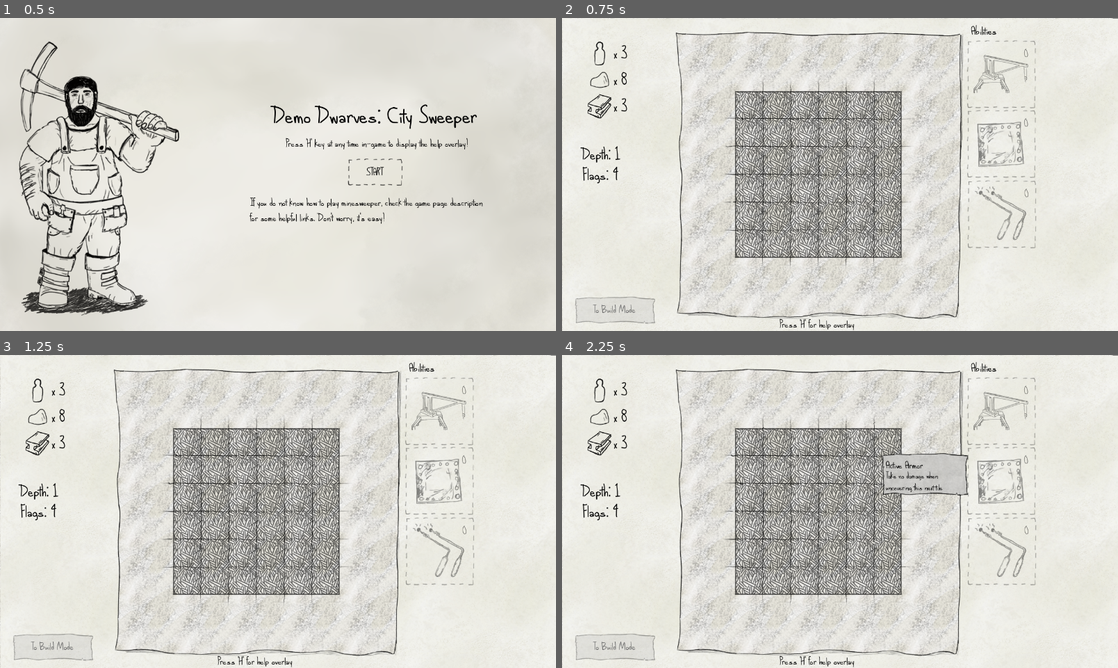
Above: before the commit, frames 1-4 (two rows, left to right).
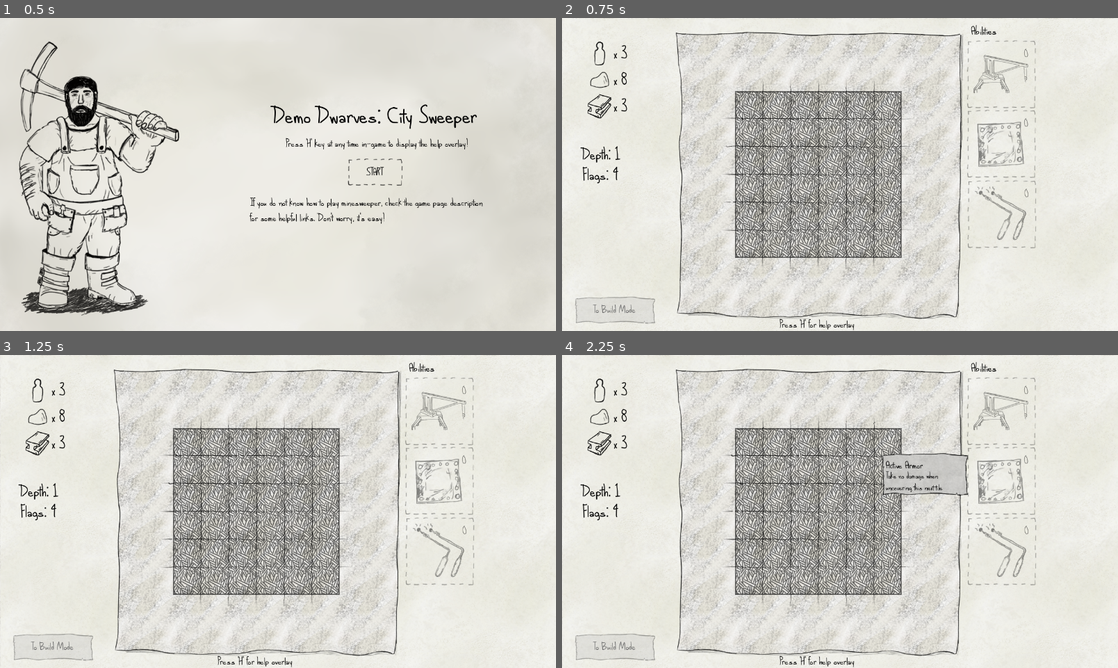
Above: after the commit, the same moments.

Repository: e-lain/MinesweeperDwarves
Game: Godot game, scene res://Title.tscn
Same seed, same stepped clock (60 frames per second), same inputs: the game is played once before the commit and once after it.
Inputs (mouse positions are in pixels of both pictures, inside the frame that each line leads up to):
- Up to frame 1 (0.5 s): no input
- Up to frame 2 (0.75 s): click "START" at 0.5 s
- Up to frame 3 (1.25 s): no input
- Up to frame 4 (2.25 s): tap H at 1.25, 2 s; move the mouse to (1001, 411) at 1.27 s; press the mouse at (1001, 411) at 1.28 s; move the mouse to (1001, 480) at 2.02 s; release the mouse at (1001, 480) at 2.03 s; right-click (1001, 480) at 2.1 s; click (1001, 480) at 2.17 s

Frame 1 is identical in both runs. In frame 2, 5.7% of the frame differs, in the area x 0-100%, y 0-100%; in frame 3, 5.7%; in frame 4, 5.5%.

Commit message:
Reduce transparency of grid lines below buildings

Diff:
--- a/Buildings/BaseBuilding.gd
+++ b/Buildings/BaseBuilding.gd
@@ -5,10 +5,15 @@
 @onready var sprite: Sprite2D = $Sprite2D
 @onready var no_minecart_sprite: Sprite2D = $NoMinecart
 
+@onready var background_sprite: Sprite2D = $BG
+
 var building_placement_material: ShaderMaterial = preload("res://Shaders/InvalidBuildingPlacement.tres")
 
+
+const bg_offset := Vector2i(3, 3)
+
+
 const collection_prefab: PackedScene = preload("res://UI/collection_effect.tscn")
-
 
 const TILE_SIZE = 64
 
@@ -39,6 +44,17 @@
 				sprite.material = building_placement_material
 			else:
 				sprite.material = null
+
+		if size == 1:
+			background_sprite.visible = false
+		else:
+			background_sprite.position = bg_offset
+			var cell_pos = get_parent().world_to_cell(global_position)
+			var region_x = bg_offset.x if cell_pos.x % 2 == 0 else 64 + bg_offset.x
+			var region_y = bg_offset.y if cell_pos.y % 2 == 0 else 64 + bg_offset.y
+			var region_w = size * TILE_SIZE - bg_offset.x * 2
+			var region_h = size * TILE_SIZE - bg_offset.y * 2
+			background_sprite.region_rect = Rect2(region_x, region_y, region_w, region_h)
 
 	if placed && (type == BuildingData.Type.HOUSE || type == BuildingData.Type.QUARRY):
 		var next_to_minecart = get_parent().building_is_next_to_minecart(self) || get_parent().player_placing_minecart_next_to_building(self)
--- a/Buildings/BaseBuilding.tscn
+++ b/Buildings/BaseBuilding.tscn
@@ -1,12 +1,21 @@
-[gd_scene load_steps=5 format=3 uid="uid://cv6moqrk0o3nj"]
+[gd_scene load_steps=6 format=3 uid="uid://cv6moqrk0o3nj"]
 
 [ext_resource type="Script" path="res://Buildings/BaseBuilding.gd" id="1_ghdmy"]
 [ext_resource type="Material" uid="uid://nqpwbe45b8cn" path="res://Shaders/InvalidBuildingPlacement.tres" id="2_8r5no"]
+[ext_resource type="Texture2D" uid="uid://dnsxe5dsaswqg" path="res://Assets/walltiles/newrockbg.png" id="2_gmm3c"]
 [ext_resource type="Texture2D" uid="uid://cq1p5ky2322w8" path="res://Assets/Buildings/StairsDown.png" id="3_e7n3w"]
 [ext_resource type="Texture2D" uid="uid://dbis5jfyeq0u6" path="res://Assets/UI/nominecart.png" id="4_wjvxv"]
 
 [node name="BaseBuilding" type="Node2D"]
 script = ExtResource("1_ghdmy")
+
+[node name="BG" type="Sprite2D" parent="."]
+modulate = Color(1, 1, 1, 0.803922)
+texture_repeat = 2
+texture = ExtResource("2_gmm3c")
+centered = false
+region_enabled = true
+region_rect = Rect2(0, 0, 64, 64)
 
 [node name="Sprite2D" type="Sprite2D" parent="."]
 material = ExtResource("2_8r5no")
--- /dev/null
+++ b/Shaders/BuildingBackgrounds.gdshader
@@ -0,0 +1,7 @@
+shader_type canvas_item;
+
+void fragment() {
+	COLOR = texture(TEXTURE, UV);
+
+	COLOR.a = COLOR.a * min(min(smoothstep(0, 0.1, UV.x), smoothstep(0, 0.1, 1.0 - UV.x)), min(smoothstep(0, 0.1, UV.y), smoothstep(0, 0.1, 1.0 - UV.y) ));
+}
--- a/board.gd
+++ b/board.gd
@@ -483,3 +483,6 @@
 			tiles.push_back(Vector2(origin_world_pos.x + x*TILE_SIZE, origin_world_pos.y + y*TILE_SIZE))
 
 	return tiles
+
+func world_to_cell(world):
+	return tilemap.local_to_map(tilemap.to_local(world))
--- a/board.tscn
+++ b/board.tscn
@@ -10,10 +10,10 @@
 [node name="TextureRect" type="TextureRect" parent="."]
 z_index = -1
 texture_repeat = 2
-offset_left = -864.0
-offset_top = -608.0
-offset_right = 870.0
-offset_bottom = 699.0
+offset_left = -1280.0
+offset_top = -768.0
+offset_right = 1280.0
+offset_bottom = 672.0
 mouse_filter = 2
 texture = ExtResource("2_6praf")
 expand_mode = 1
@@ -26,5 +26,12 @@
 layer_1/modulate = Color(1, 1, 1, 1)
 layer_1/y_sort_enabled = false
 layer_1/y_sort_origin = 0
-layer_1/z_index = 0
+layer_1/z_index = 1
 layer_1/tile_data = PackedInt32Array()
+layer_2/name = "Ground"
+layer_2/enabled = true
+layer_2/modulate = Color(1, 1, 1, 1)
+layer_2/y_sort_enabled = false
+layer_2/y_sort_origin = 0
+layer_2/z_index = 0
+layer_2/tile_data = PackedInt32Array()
